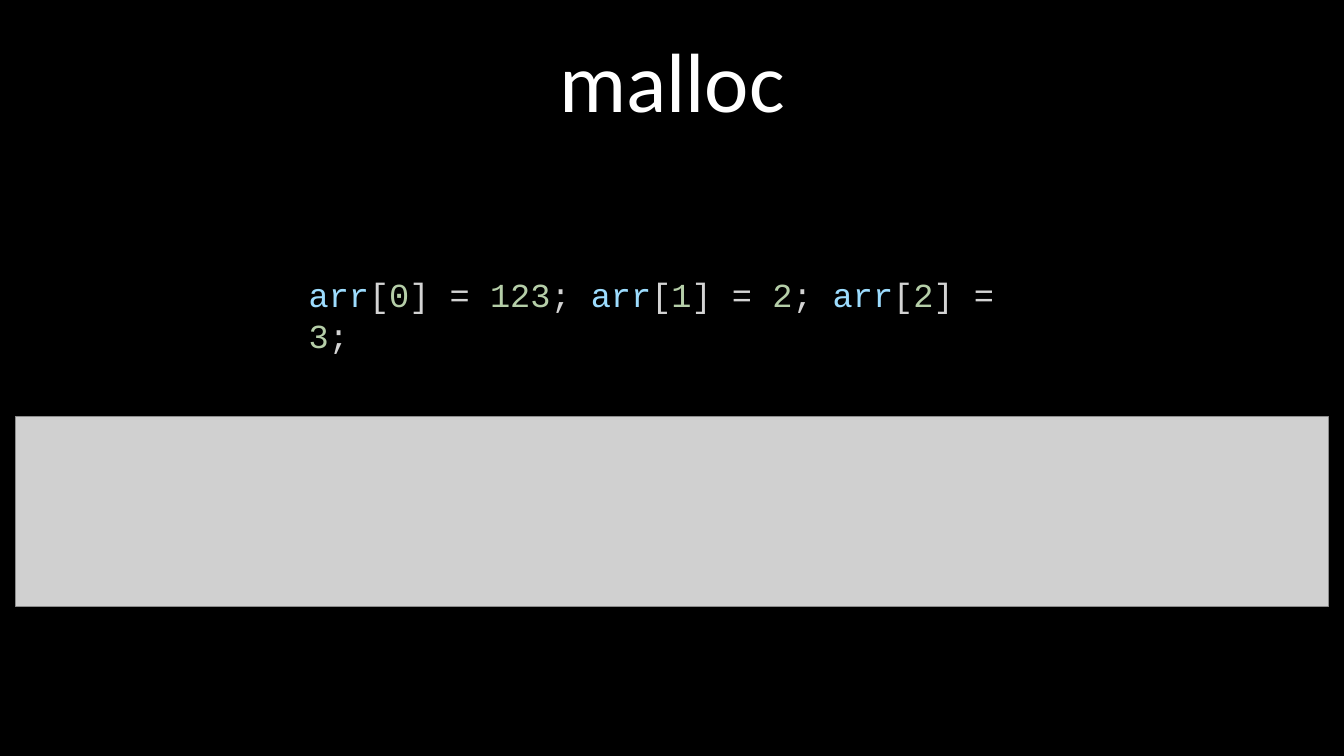
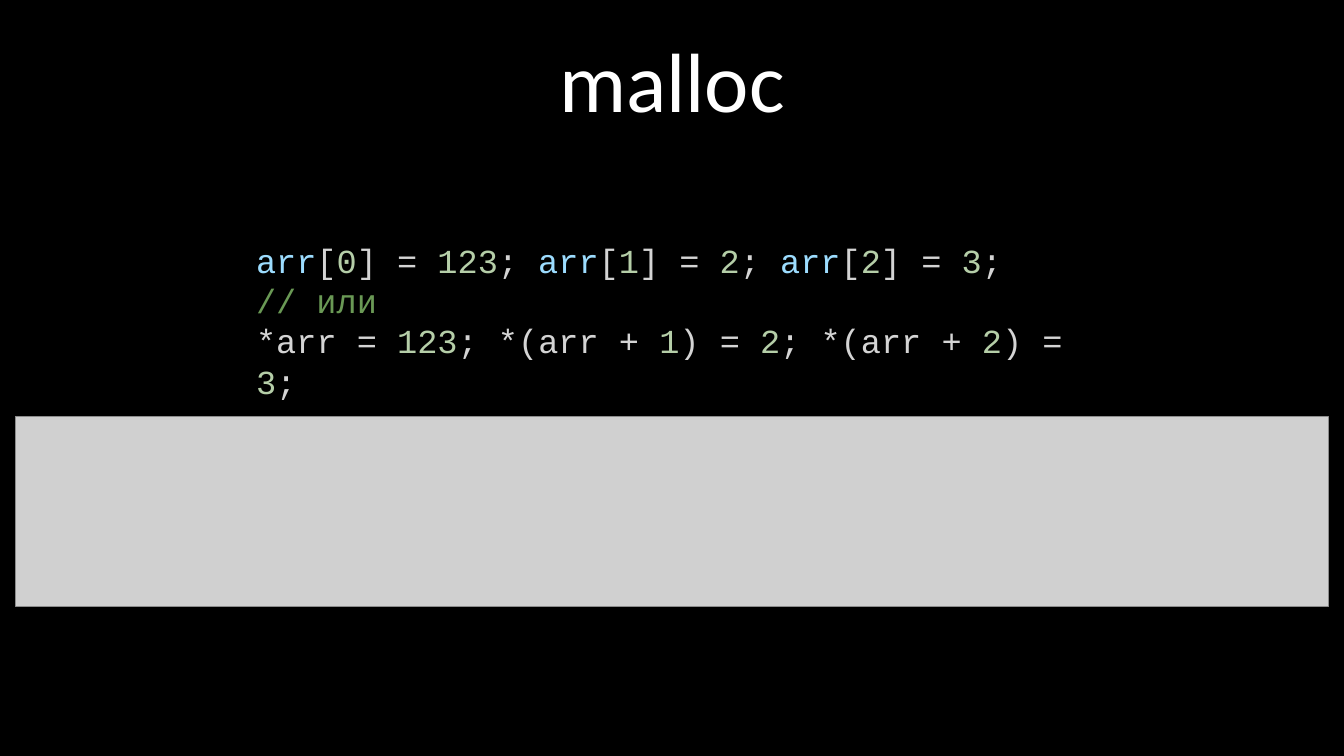
Before and after one commit to kruffka/C-Programming, a slide deck: slide 29 of 6_pointers/6_pointers.pptx. Drawn at 1344x756 pixels with LibreOffice and Linux fonts; fonts in the diff are those of the drawing; grey boxes stand for pictures. Boxes give left, top, right and bottom in pixels: in the first picture for what was removed or moved away, otherwise in the second. Text is boxed around its words. In the diff, an @@ line names an element or a change of style, - is before the commit and + after.

```diff
--- a/6_pointers/6_pointers.pptx
+++ b/6_pointers/6_pointers.pptx
@@ text "arr[0] = 123; arr[1] = ...": place and size @@
-text "arr[0] = 123; arr[1] = ..." at [309,283,954,354]
+text "arr[0] = 123; arr[1] = ..." at [256,248,1022,360]
@@ text at [256,295,1022,360]: paragraphs added @@
+// или
+*arr = 123; *(arr + 1) = 2; *(arr + 2) = 3;
```
Also in this commit, not shown: 12 other slides changed, 15 slides added, 2 slides removed, 18 other files.
